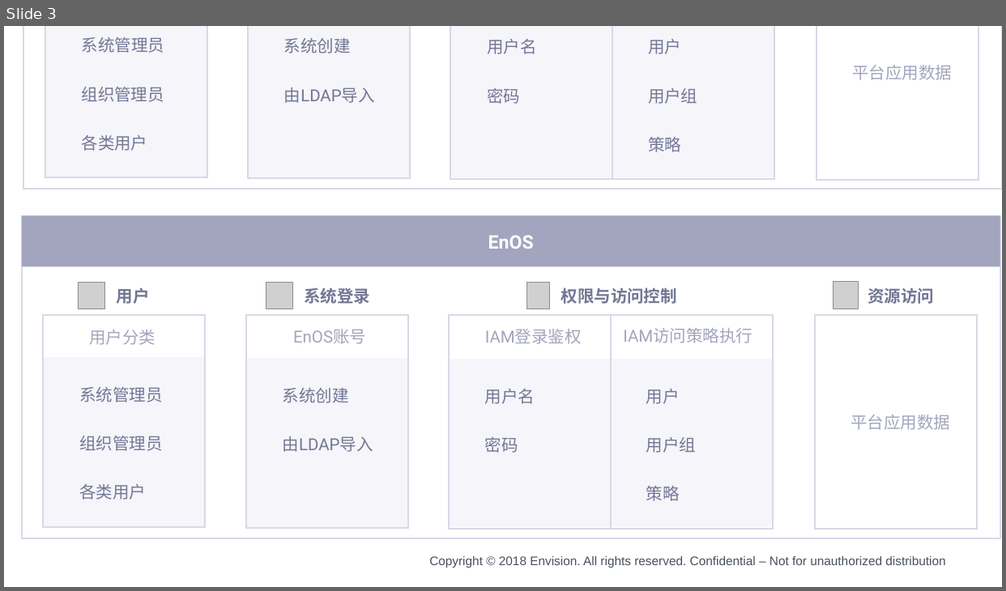
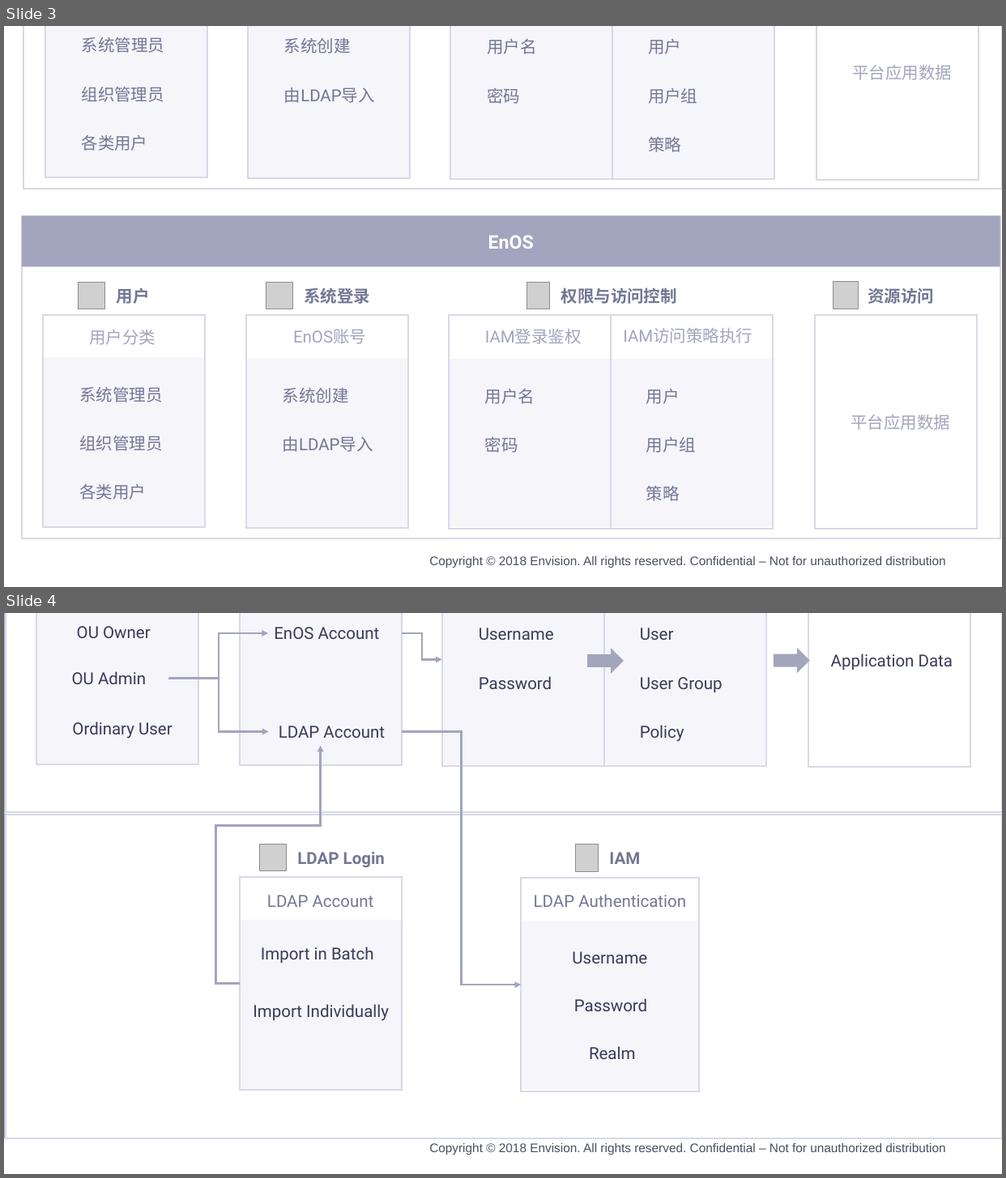
Before and after one commit to EnvisionDoc/iam, a slide deck: media/iam.pptx. Shown one above the other, each under a label of ours: slide 3 before the commit, slides 3 and 4 after it. The pictures are 1006x591 and 1006x1178 pixels, drawn with LibreOffice and Linux fonts; fonts in the diff are those of the drawing; grey boxes stand for pictures; background and template pictures are left out. Boxes give left, top, right and bottom in pixels: in the first picture for what was removed or moved away, otherwise in the second. Text is boxed around its words. In the diff, an @@ line names an element or a change of style, - is before the commit and + after.

```diff
--- a/media/iam.pptx
+++ b/media/iam.pptx
@@ slide 4 added at bbox=[4, 613, 1002, 1174], background #FFFFFF; not listed: 1 template element that a slide beside it also shows @@
@@ group added at bbox=[4, 613, 1002, 1139]: 20 texts, 16 rectangles, 5 elbow arrows, 2 pictures, 2 right arrows @@
+OU Owner
+OU Admin
+Ordinary User
+EnOS
+EnOS Account
+LDAP Account
+Username
+Password
+User
+User Group
+Policy
+Application Data
+LDAP
+LDAP Login
+LDAP Account
+Import in Batch
+Import Individually
+LDAP Authentication
+Username
+Password
+IAM
+Realm
```
Also in this commit, not shown: 2 other slides added, 3 slides removed, 36 other files.
